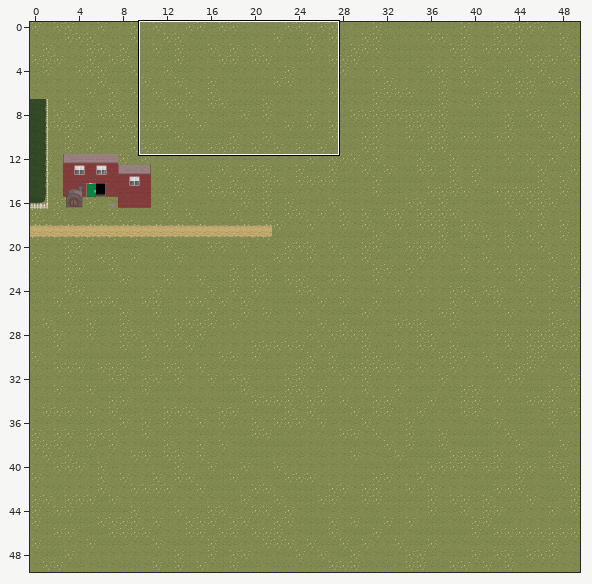
Tiled map -- Maps/HollowSprings.tmx. Above, an overview of the earlier version with the close-up marked.
Close-up. As it was:
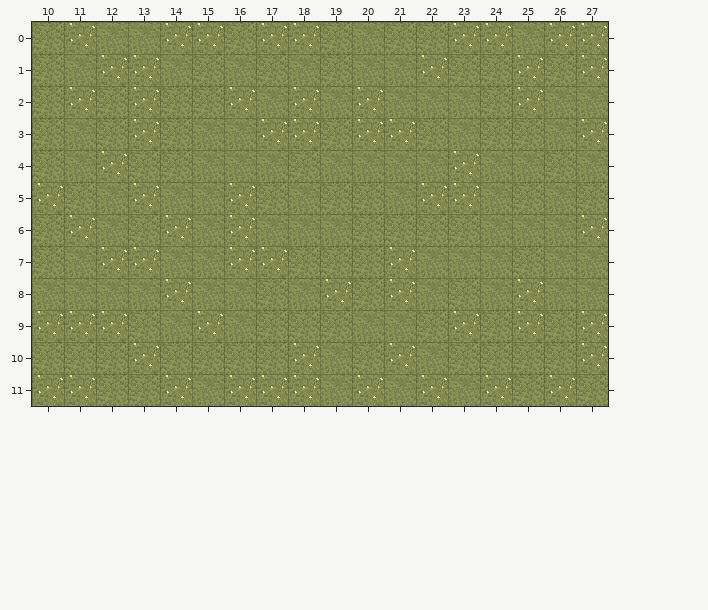
Cells are 32x32 px. Shown: x 10..27, y 0..11. The commit also changed other parts of the map, which this record leaves out. Tiles whose own drawing changed are shown in their newer look in all pictures.
The same view after the edit:
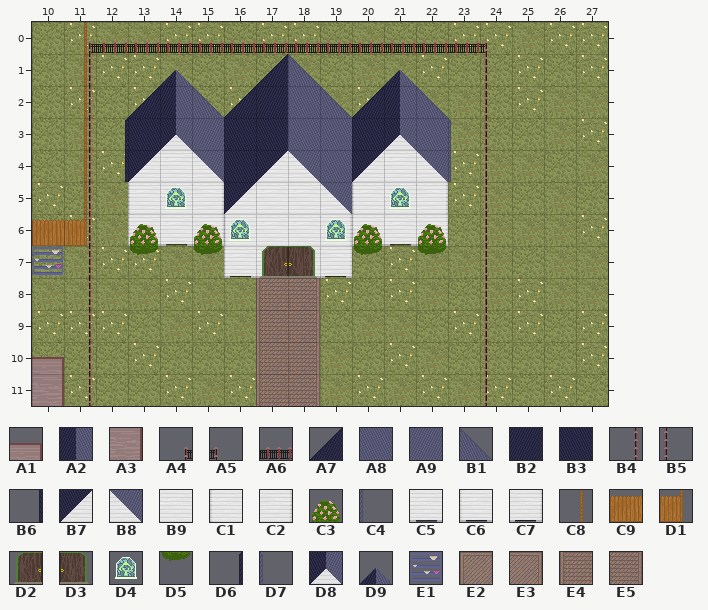
Key: from "hollowsprings": A1 114 flipped left-right, A2 115, A3 124 flipped left-right, A4 129, A5 129 flipped left-right, A6 130, A7 131, A8 132, A9 132 flipped left-right, B1 133, B2 134, B3 134 flipped left-right, B4 144, B5 144 flipped left-right, B6 145, B7 146, B8 147 flipped left-right, B9 148, C1 149, C2 149 flipped left-right, C3 157, C4 162 flipped left-right, C5 163, C6 164, C7 164 flipped left-right, C8 165 flipped left-right, C9 166, D1 167, D2 169, D3 170, D4 171, D5 172, D6 176, D7 177, D8 178, D9 179, E1 195, E2 207, E3 209, E4 222, E5 224.
__ is an empty cell.
Change:
Layer "Ground Layer2":
The author put tile E2 in row 7 at x 17.
The author put tile E3 in row 7 at x 18.
The author put tile E4 in rows 8 to 11 at x 17.
The author put tile E5 in rows 8 to 11 at x 18.
Layer "Wall Layer":
The author put tile A1 in row 10 at x 10.
The author put tile A2 in row 2 at x 14 and 21.
The author put tile A3 in row 11 at x 10.
The author put tile A4 in row 0 at x 11.
The author put tile A5 in row 0 at x 24.
The author put tile A6 in row 0 at x 12 to 23.
The author put tile A7 in row 1 at x 17; in row 2 at x 13, 16 and 20.
The author put tile A8 in row 2 at x 18; in row 3 at x 18 to 19 and 22; in row 4 at x 19.
The author put tile A9 in row 3 at x 15.
The author put tile B1 in row 1 at x 18; in row 2 at x 15, 19 and 22.
The author put tile B2 in row 2 at x 17.
The author put tile B3 in row 3 at x 13, 16 to 17 and 20; in row 4 at x 16.
The author put tile B4 in rows 1 to 11 at x 11.
The author put tile B5 in rows 1 to 11 at x 24.
The author put tile B6 in row 4 at x 12.
The author put tile B7 in row 4 at x 13, 17 and 20; in row 5 at x 16.
The author put tile B8 in row 4 at x 15, 18 and 22; in row 5 at x 19.
The author put tile B9 in row 4 at x 14 and 21; in row 5 at x 14, 17 to 18 and 21; in row 6 at x 17 to 18.
The author put tile C1 in row 5 at x 13 and 20; in row 6 at x 16.
The author put tile C2 in row 5 at x 15 and 22; in row 6 at x 19.
The author put tile C4 in row 4 at x 23.
The author put tile C5 in row 6 at x 14 and 21; in row 7 at x 17 to 18.
The author put tile C6 in row 6 at x 13 and 20; in row 7 at x 16.
The author put tile C7 in row 6 at x 15 and 22; in row 7 at x 19.
The author put tile C9 in row 6 at x 10.
The author put tile D6 in row 3 at x 12.
The author put tile D7 in row 3 at x 23.
The author put tile D8 in row 3 at x 14 and 21.
The author put tile D9 in row 1 at x 14 and 21.
Layer "Wall Dec":
The author put tile C3 in row 6 at x 13, 15, 20 and 22.
The author put tile C8 in rows 0 to 5 at x 11.
The author put tile D1 in row 6 at x 11.
The author put tile D2 in row 7 at x 17.
The author put tile D3 in row 7 at x 18.
The author put tile D4 in row 5 at x 14 and 21; in row 6 at x 16 and 19.
The author put tile D5 in row 7 at x 13, 15, 20 and 22.
The author put tile E1 in row 7 at x 10.
Changed places in both close-ups, as pixel boxes (x1, y1, x2, y2):
added: (32, 22, 488, 406)
